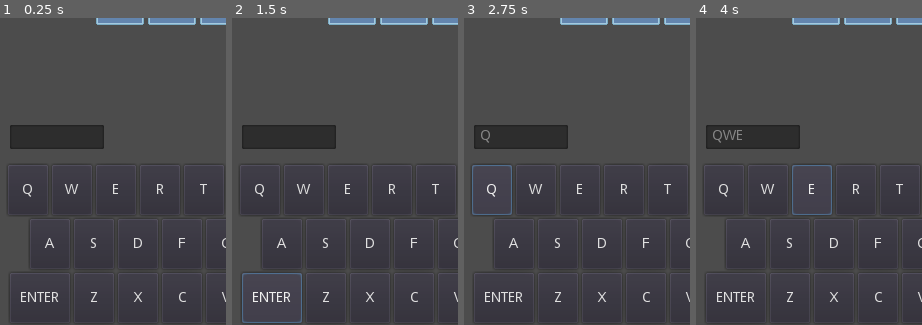
Above: before the commit, frames 1-4 (left to right).
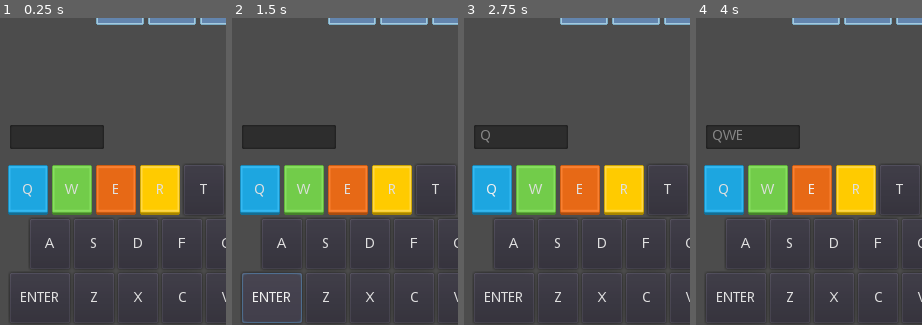
Above: after the commit, the same moments.

Repository: rygulam/WordleRemakeFinal
Game: Godot game, scene res://World.tscn
The game is run twice, just before and just after one commit, with the same random seed, the same clock (stepped at 60 frames per second) and the same inputs.
Inputs:
- Up to frame 1 (0.25 s): no input
- Up to frame 2 (1.5 s): click "ENTER" at 0.5 s; click "ENTER" at 1.25 s
- Up to frame 3 (2.75 s): click "Q" at 2 s
- Up to frame 4 (4 s): click "W" at 2.75 s; click "E" at 3.5 s
The pictures show only the part of the screen within x 0-50%, y 50-100%; the shares and areas given below are measured in that part.

The runs differ from the first frame. In frame 1, 11% of the frame differs, in the area x 3-80%, y 47-65%; in frame 2, 11%; in frame 3, 11%; in frame 4, 11%.

Commit message:
Added button color themes as custom styles

Diff:
--- /dev/null
+++ b/Assets/ButtonStyles/blank_style.tres
@@ -0,0 +1,3 @@
+[gd_resource type="StyleBoxTexture" format=2]
+
+[resource]
--- /dev/null
+++ b/Assets/ButtonStyles/blue_style_pressed.tres
@@ -0,0 +1,7 @@
+[gd_resource type="StyleBoxTexture" load_steps=2 format=2]
+
+[ext_resource path="res://Assets/blue_pressed.png" type="Texture" id=1]
+
+[resource]
+texture = ExtResource( 1 )
+region_rect = Rect2( 0, 0, 48, 48 )
--- /dev/null
+++ b/Assets/ButtonStyles/blue_style_unpressed.tres
@@ -0,0 +1,7 @@
+[gd_resource type="StyleBoxTexture" load_steps=2 format=2]
+
+[ext_resource path="res://Assets/blue.png" type="Texture" id=1]
+
+[resource]
+texture = ExtResource( 1 )
+region_rect = Rect2( 0, 0, 48, 48 )
--- /dev/null
+++ b/Assets/ButtonStyles/green_style_pressed.tres
@@ -0,0 +1,7 @@
+[gd_resource type="StyleBoxTexture" load_steps=2 format=2]
+
+[ext_resource path="res://Assets/green_pressed.png" type="Texture" id=1]
+
+[resource]
+texture = ExtResource( 1 )
+region_rect = Rect2( 0, 0, 48, 48 )
--- /dev/null
+++ b/Assets/ButtonStyles/green_style_unpressed.tres
@@ -0,0 +1,7 @@
+[gd_resource type="StyleBoxTexture" load_steps=2 format=2]
+
+[ext_resource path="res://Assets/green.png" type="Texture" id=1]
+
+[resource]
+texture = ExtResource( 1 )
+region_rect = Rect2( 0, 0, 48, 48 )
--- /dev/null
+++ b/Assets/ButtonStyles/red_style_pressed.tres
@@ -0,0 +1,7 @@
+[gd_resource type="StyleBoxTexture" load_steps=2 format=2]
+
+[ext_resource path="res://Assets/red_pressed.png" type="Texture" id=1]
+
+[resource]
+texture = ExtResource( 1 )
+region_rect = Rect2( 0, 0, 48, 48 )
--- /dev/null
+++ b/Assets/ButtonStyles/red_style_unpressed.tres
@@ -0,0 +1,7 @@
+[gd_resource type="StyleBoxTexture" load_steps=2 format=2]
+
+[ext_resource path="res://Assets/red.png" type="Texture" id=1]
+
+[resource]
+texture = ExtResource( 1 )
+region_rect = Rect2( 0, 0, 48, 48 )
--- a/World.gd
+++ b/World.gd
@@ -27,7 +27,7 @@
 # GRAY - guessed, but not present in word
 # YELLOW - guessed, and present in word but not in correct place
 # GREEN - guessed, and in correct place in word
-var letters_dict = {'a':'white', 'b':'white', 'c':'white', 'd':'white', 'e':'white',
+var letters_dict = {'a':'green', 'b':'white', 'c':'white', 'd':'white', 'e':'white',
 					'f':'white', 'g':'white', 'h':'white', 'i':'white', 'j':'white',
 					'k':'white', 'l':'white', 'm':'white', 'n':'white', 'o':'white',
 					'p':'white', 'q':'white', 'r':'white', 's':'white', 't':'white',
@@ -96,6 +96,11 @@
 	else:
 		print('time to check every letter')
 
+	update_keyboard()
+
+# used to update and change states of keyboard buttons
+func update_keyboard():
+	pass
 
 # loads in word file line-by-line and creates an array of strings
 func load_file(file):
--- a/World.tscn
+++ b/World.tscn
@@ -1,12 +1,21 @@
-[gd_scene load_steps=5 format=2]
-
-[ext_resource path="res://World.gd" type="Script" id=1]
+[gd_scene load_steps=14 format=2]
+
+[ext_resource path="res://Assets/ButtonStyles/blue_style_unpressed.tres" type="StyleBox" id=1]
 [ext_resource path="res://VirtualKeyboard.gd" type="Script" id=2]
 [ext_resource path="res://button_group.tres" type="ButtonGroup" id=3]
 [ext_resource path="res://Assets/space.png" type="Texture" id=4]
+[ext_resource path="res://World.gd" type="Script" id=5]
+[ext_resource path="res://Assets/ButtonStyles/blue_style_pressed.tres" type="StyleBox" id=6]
+[ext_resource path="res://Assets/ButtonStyles/green_style_unpressed.tres" type="StyleBox" id=7]
+[ext_resource path="res://Assets/ButtonStyles/red_style_pressed.tres" type="StyleBox" id=8]
+[ext_resource path="res://Assets/ButtonStyles/red_style_unpressed.tres" type="StyleBox" id=9]
+[ext_resource path="res://yellow_style_pressed.tres" type="StyleBox" id=10]
+[ext_resource path="res://yellow_style_unpressed.tres" type="StyleBox" id=11]
+[ext_resource path="res://Assets/ButtonStyles/green_style_pressed.tres" type="StyleBox" id=12]
+[ext_resource path="res://Assets/ButtonStyles/blank_style.tres" type="StyleBox" id=13]
 
 [node name="World" type="Node"]
-script = ExtResource( 1 )
+script = ExtResource( 5 )
 
 [node name="LineEdit" type="LineEdit" parent="."]
 margin_left = 26.0
@@ -434,6 +443,10 @@
 margin_right = 40.0
 margin_bottom = 50.0
 rect_min_size = Vector2( 40, 0 )
+custom_styles/hover = ExtResource( 1 )
+custom_styles/pressed = ExtResource( 6 )
+custom_styles/focus = ExtResource( 13 )
+custom_styles/normal = ExtResource( 1 )
 group = ExtResource( 3 )
 text = "Q"
 
@@ -442,6 +455,10 @@
 margin_right = 84.0
 margin_bottom = 50.0
 rect_min_size = Vector2( 40, 0 )
+custom_styles/hover = ExtResource( 7 )
+custom_styles/pressed = ExtResource( 12 )
+custom_styles/focus = ExtResource( 13 )
+custom_styles/normal = ExtResource( 7 )
 group = ExtResource( 3 )
 text = "W"
 
@@ -450,6 +467,10 @@
 margin_right = 128.0
 margin_bottom = 50.0
 rect_min_size = Vector2( 40, 0 )
+custom_styles/hover = ExtResource( 9 )
+custom_styles/pressed = ExtResource( 8 )
+custom_styles/focus = ExtResource( 13 )
+custom_styles/normal = ExtResource( 9 )
 group = ExtResource( 3 )
 text = "E"
 
@@ -458,6 +479,10 @@
 margin_right = 172.0
 margin_bottom = 50.0
 rect_min_size = Vector2( 40, 0 )
+custom_styles/hover = ExtResource( 11 )
+custom_styles/pressed = ExtResource( 10 )
+custom_styles/focus = ExtResource( 13 )
+custom_styles/normal = ExtResource( 11 )
 group = ExtResource( 3 )
 text = "R"
 
--- /dev/null
+++ b/yellow_style_pressed.tres
@@ -0,0 +1,7 @@
+[gd_resource type="StyleBoxTexture" load_steps=2 format=2]
+
+[ext_resource path="res://Assets/yellow_pressed.png" type="Texture" id=1]
+
+[resource]
+texture = ExtResource( 1 )
+region_rect = Rect2( 0, 0, 48, 48 )
--- /dev/null
+++ b/yellow_style_unpressed.tres
@@ -0,0 +1,7 @@
+[gd_resource type="StyleBoxTexture" load_steps=2 format=2]
+
+[ext_resource path="res://Assets/yellow.png" type="Texture" id=1]
+
+[resource]
+texture = ExtResource( 1 )
+region_rect = Rect2( 0, 0, 48, 48 )
Binary file added: Assets/blue.png
Not shown, added: Assets/blue.png.import
Binary file added: Assets/blue_pressed.png
Not shown, changed: Assets/blue_pressed.png.import
Binary file removed: Assets/grey.png
Binary file removed: Assets/grey_pressed.png
Binary file removed: Assets/kenvector_future_thin.ttf
Binary file added: Assets/red.png
Not shown, added: Assets/red.png.import
Binary file added: Assets/red_pressed.png
Not shown, changed: Assets/red_pressed.png.import
